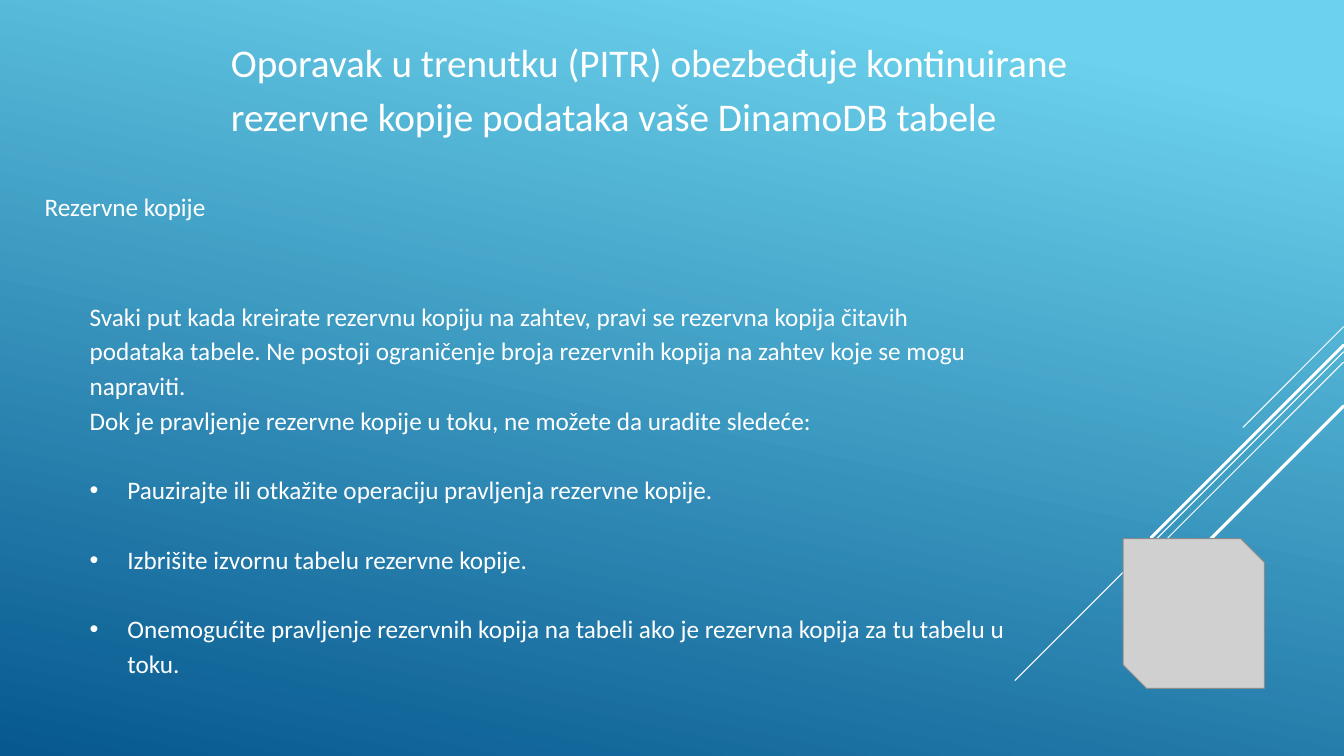
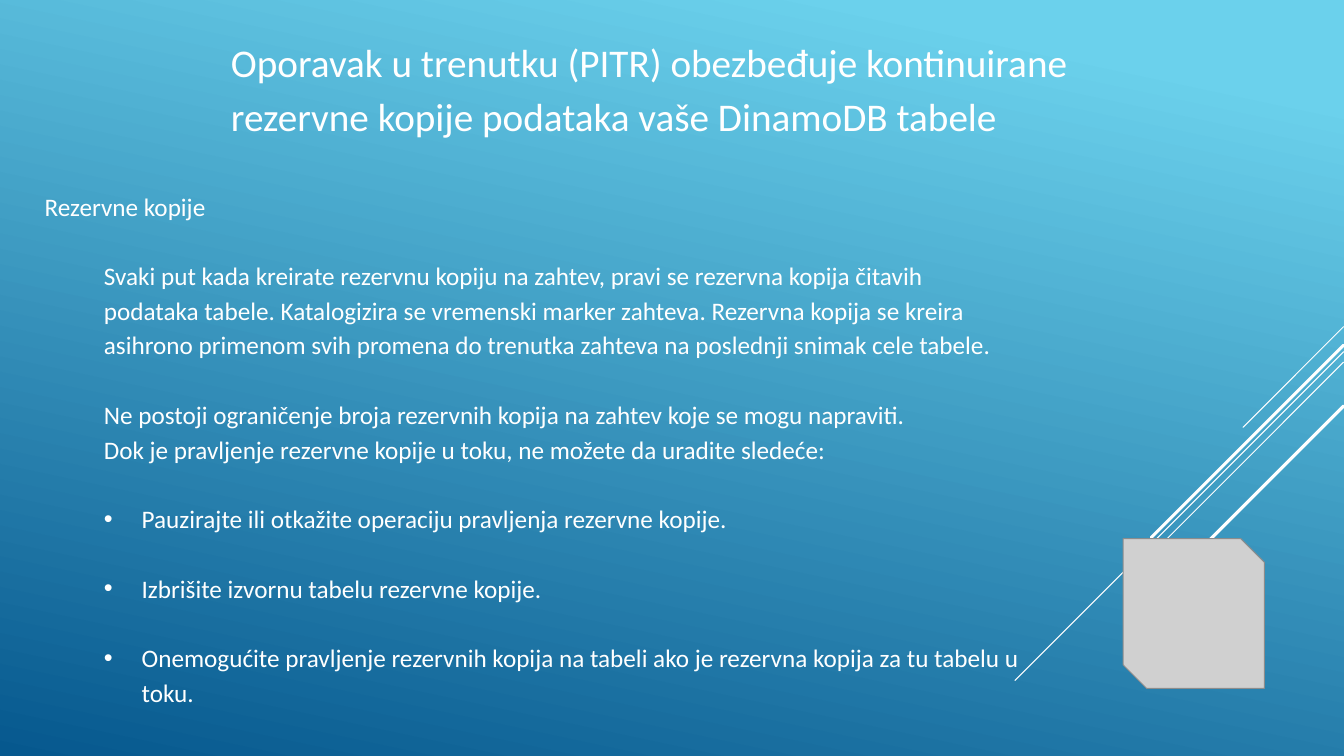
Before and after one commit to Teaa22/Baze, a slide deck: slide 9 of Seminarski 2.pptx (slide 7 before the commit). Drawn at 1344x756 pixels with LibreOffice and Linux fonts; fonts in the diff are those of the drawing; grey boxes stand for pictures. Boxes give left, top, right and bottom in pixels: in the first picture for what was removed or moved away, otherwise in the second. Text is boxed around its words. In the diff, an @@ line names an element or a change of style, - is before the commit and + after.

```diff
--- a/Seminarski 2.pptx
+++ b/Seminarski 2.pptx
@@ text "Svaki put kada kreirate rezervnu ...": place and size @@
-text "Svaki put kada kreirate rezervnu ..." at bbox=[90, 308, 1004, 673]
+text "Svaki put kada kreirate rezervnu ..." at bbox=[104, 267, 1018, 702]
@@ text at bbox=[104, 267, 990, 429]: text changed @@
-Svaki put kada kreirate rezervnu kopiju na zahtev, pravi se rezervna kopija čitavih podataka tabele. Ne postoji ograničenje broja rezervnih kopija na zahtev koje se mogu napraviti.
+Svaki put kada kreirate rezervnu kopiju na zahtev, pravi se rezervna kopija čitavih podataka tabele. Katalogizira se vremenski marker zahteva. Rezervna kopija se kreira asihrono primenom svih promena do trenutka zahteva na poslednji snimak cele tabele.
+Ne postoji ograničenje broja rezervnih kopija na zahtev koje se mogu napraviti.
```
Also in this commit, not shown: 10 other slides changed, 3 slides added, 5 other files.
